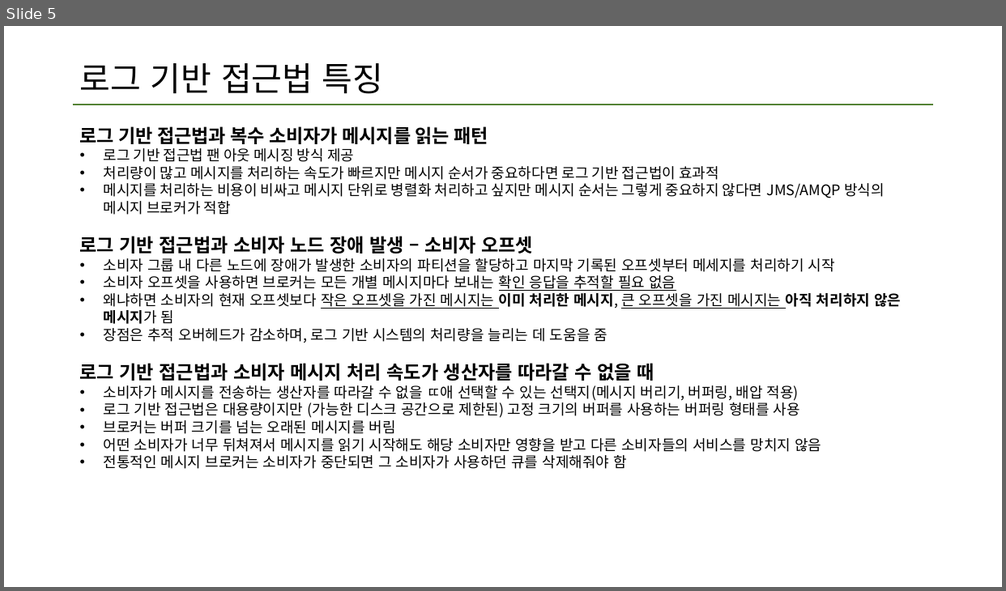
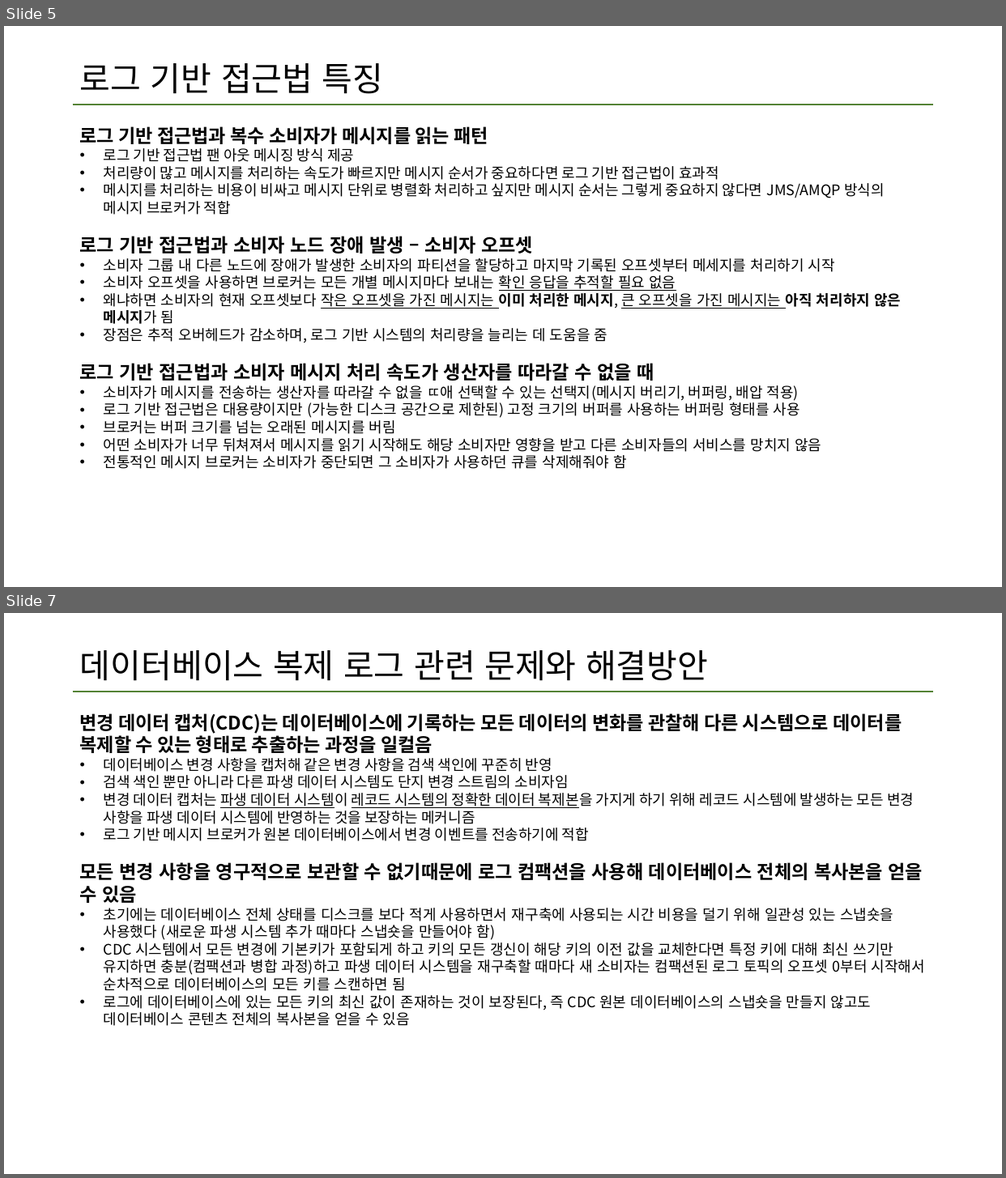
Before and after one commit to data-system-wiki/designing-data-intensive-applications, a slide deck: resources/chapter 11 summary.pptx. Shown one above the other, each under a label of ours: slide 5 before the commit, slides 5 and 7 after it; the slides between them are not shown. The pictures are 1006x591 and 1006x1178 pixels, drawn with LibreOffice and Linux fonts; fonts in the diff are those of the drawing. Boxes give left, top, right and bottom in pixels: in the first picture for what was removed or moved away, otherwise in the second. Text is boxed around its words. In the diff, an @@ line names an element or a change of style, - is before the commit and + after.

Commit message:
11장 2차 업데이트
데이터베이스와 스트림 부분 업데이트

```diff
--- a/resources/chapter 11 summary.pptx
+++ b/resources/chapter 11 summary.pptx
@@ slide 7 added at (x1=4, y1=613, x2=1002, y2=1174), background #FFFFFF; not listed: 1 template element that a slide beside it also shows @@
@@ title added at (x1=80, y1=650, x2=708, y2=681), 32 pt, text #000000 @@
+데이터베이스 복제 로그 관련 문제와 해결방안
@@ text added at (x1=80, y1=713, x2=925, y2=1026), 14 pt, text #000000 @@
+변경 데이터 캡처(CDC)는 데이터베이스에 기록하는 모든 데이터의 변화를 관찰해 다른 시스템으로 데이터를 복제할 수 있는 형태로 추출하는 과정을 일컬음
+• 데이터베이스 변경 사항을 캡처해 같은 변경 사항을 검색 색인에 꾸준히 반영
+• 검색 색인 뿐만 아니라 다른 파생 데이터 시스템도 단지 변경 스트림의 소비자임
+• 변경 데이터 캡처는 파생 데이터 시스템이 레코드 시스템의 정확한 데이터 복제본을 가지게 하기 위해 레코드 시스템에 발생하는 모든 변경 사항을 파생 데이터 시스템에 반영하는 것을 보장하는 메커니즘
+• 로그 기반 메시지 브로커가 원본 데이터베이스에서 변경 이벤트를 전송하기에 적합
+모든 변경 사항을 영구적으로 보관할 수 없기때문에 로그 컴팩션을 사용해 데이터베이스 전체의 복사본을 얻을 수 있음
+• 초기에는 데이터베이스 전체 상태를 디스크를 보다 적게 사용하면서 재구축에 사용되는 시간 비용을 덜기 위해 일관성 있는 스냅숏을 사용했다 (새로운 파생 시스템 추가 때마다 스냅숏을 만들어야 함)
+• CDC 시스템에서 모든 변경에 기본키가 포함되게 하고 키의 모든 갱신이 해당 키의 이전 값을 교체한다면 특정 키에 대해 최신 쓰기만 유지하면 충분(컴팩션과 병합 과정)하고 파생 데이터 시스템을 재구축할 때마다 새 소비자는 컴팩션된 로그 토픽의 오프셋 0부터 시작해서 순차적으로 데이터베이스의 모든 키를 스캔하면 됨
+• 로그에 데이터베이스에 있는 모든 키의 최신 값이 존재하는 것이 보장된다, 즉 CDC 원본 데이터베이스의 스냅숏을 만들지 않고도 데이터베이스 콘텐츠 전체의 복사본을 얻을 수 있음
```
Also in this commit, not shown: 2 other slides added.
